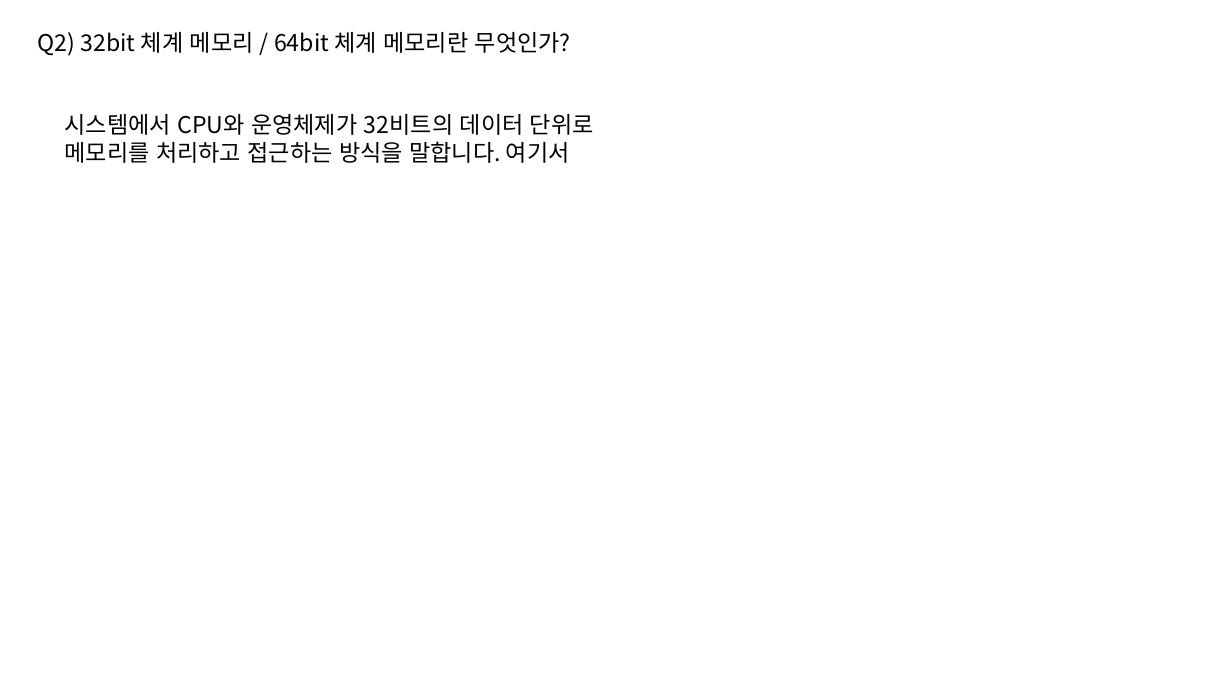
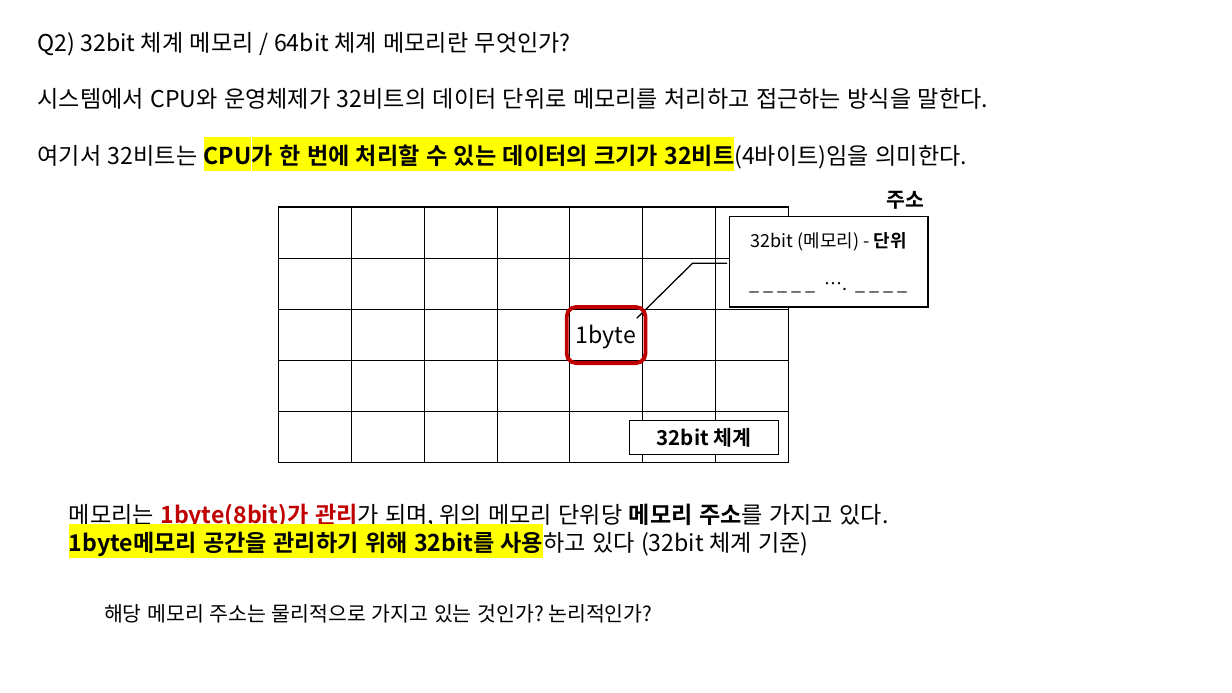
Before and after one commit to taehyuklee/C-CppStudy, a slide deck: slide 4 of CSwithC/CS-explanation.pptx. Drawn at 1232x693 pixels with LibreOffice and Linux fonts; fonts in the diff are those of the drawing. Boxes give left, top, right and bottom in pixels: in the first picture for what was removed or moved away, otherwise in the second. Text is boxed around its words. In the diff, an @@ line names an element or a change of style, - is before the commit and + after.

```diff
--- a/CSwithC/CS-explanation.pptx
+++ b/CSwithC/CS-explanation.pptx
@@ text at <box>38,88,988,109</box>: text changed @@
-시스템에서 CPU와 운영체제가 32비트의 데이터 단위로 메모리를 처리하고 접근하는 방식을 말합니다. 여기서
+시스템에서 CPU와 운영체제가 32비트의 데이터 단위로 메모리를 처리하고 접근하는 방식을 말한다.
@@ text added at <box>38,140,967,169</box>, 18 pt, text #000000, bold @@
+여기서 32비트는 CPU가 한 번에 처리할 수 있는 데이터의 크기가 32비트(4바이트)임을 의미한다.
@@ table added at <box>278,207,789,462</box>, 5 rows, 7 columns @@
+ |  |  |  |  |  | 
+ |  |  |  |  |  | 
+ |  |  |  |  |  | 
+ |  |  |  |  |  | 
+ |  |  |  |  |  | 
@@ text added at <box>886,190,924,209</box>, 16 pt, text #000000, bold @@
+주소
@@ border callout added at <box>729,216,928,307</box>, fill #FFFFFF, outline #000000 1 pt, 14 pt, text #000000 @@
+32bit (메모리) - 단위
+_ _ _ _ _ …. _ _ _ _
@@ rounded rectangle added at <box>567,307,645,363</box>, outline #C00000 3 pt @@
@@ text added at <box>576,324,636,349</box>, 18 pt, text #000000 @@
+1byte
@@ rectangle added at <box>629,421,779,455</box>, fill #FFFFFF, outline #000000 0.75 pt, 16 pt, text #000000, bold @@
+32bit 체계
@@ text added at <box>69,503,889,556</box>, 18 pt, text #000000, bold @@
+메모리는 1byte(8bit)가 관리가 되며, 위의 메모리 단위당 메모리 주소를 가지고 있다.
+1byte메모리 공간을 관리하기 위해 32bit를 사용하고 있다 (32bit 체계 기준)
@@ text added at <box>104,604,653,623</box>, 16 pt, text #000000 @@
+해당 메모리 주소는 물리적으로 가지고 있는 것인가? 논리적인가?
```
Also in this commit, not shown: 1 slide added, 1 slide removed.
